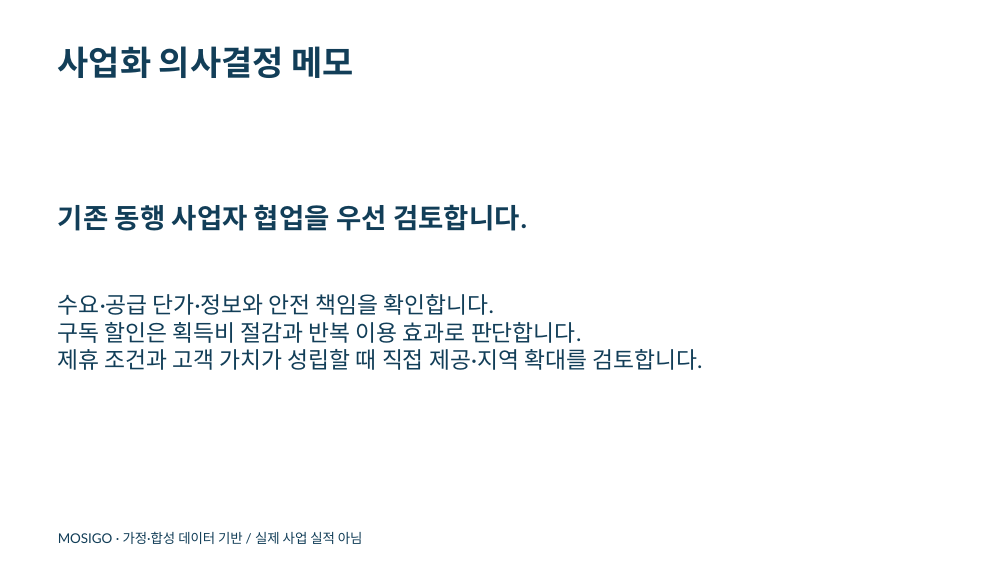
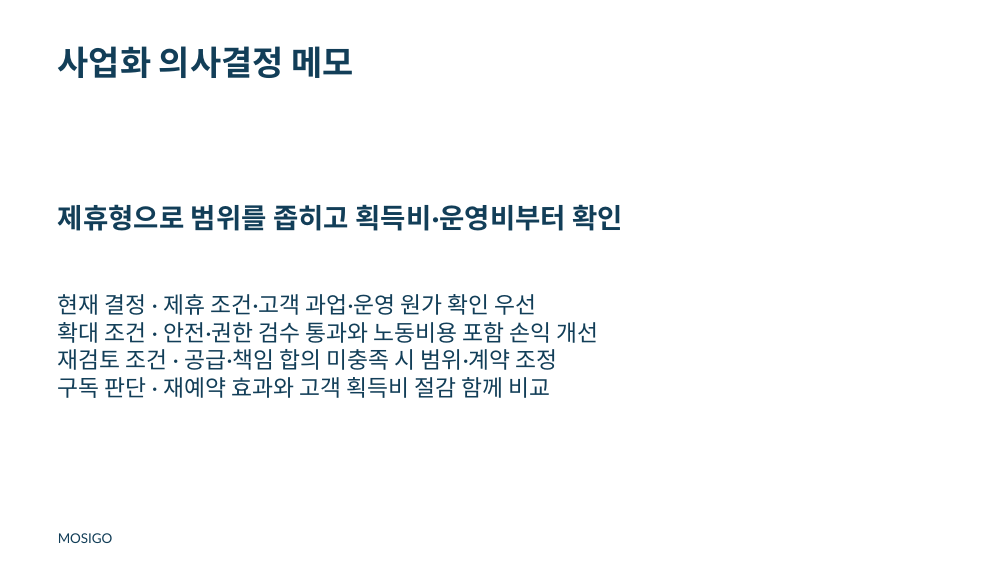
Before and after one commit to dohyunkimmm/mosigo-case-study, a slide deck: slide 11 of downloads/mosigo_report.pptx (slide 9 before the commit). Drawn at 1008x567 pixels with LibreOffice and Linux fonts; fonts in the diff are those of the drawing. Boxes give left, top, right and bottom in pixels: in the first picture for what was removed or moved away, otherwise in the second. Text is boxed around its words. In the diff, an @@ line names an element or a change of style, - is before the commit and + after.

```diff
--- a/downloads/mosigo_report.pptx
+++ b/downloads/mosigo_report.pptx
@@ text at (x1=58, y1=204, x2=624, y2=231): text changed @@
-기존 동행 사업자 협업을 우선 검토합니다.
+제휴형으로 범위를 좁히고 획득비·운영비부터 확인
@@ text at (x1=58, y1=294, x2=599, y2=398): text changed @@
-수요·공급 단가·정보와 안전 책임을 확인합니다.
-구독 할인은 획득비 절감과 반복 이용 효과로 판단합니다.
-제휴 조건과 고객 가치가 성립할 때 직접 제공·지역 확대를 검토합니다.
+현재 결정 · 제휴 조건·고객 과업·운영 원가 확인 우선
+확대 조건 · 안전·권한 검수 통과와 노동비용 포함 손익 개선
+재검토 조건 · 공급·책임 합의 미충족 시 범위·계약 조정
+구독 판단 · 재예약 효과와 고객 획득비 절감 함께 비교
@@ text at (x1=58, y1=533, x2=113, y2=543): text changed @@
-MOSIGO · 가정·합성 데이터 기반 / 실제 사업 실적 아님
+MOSIGO
```
Also in this commit, not shown: 8 other slides changed, 2 slides added, 4 other files.
